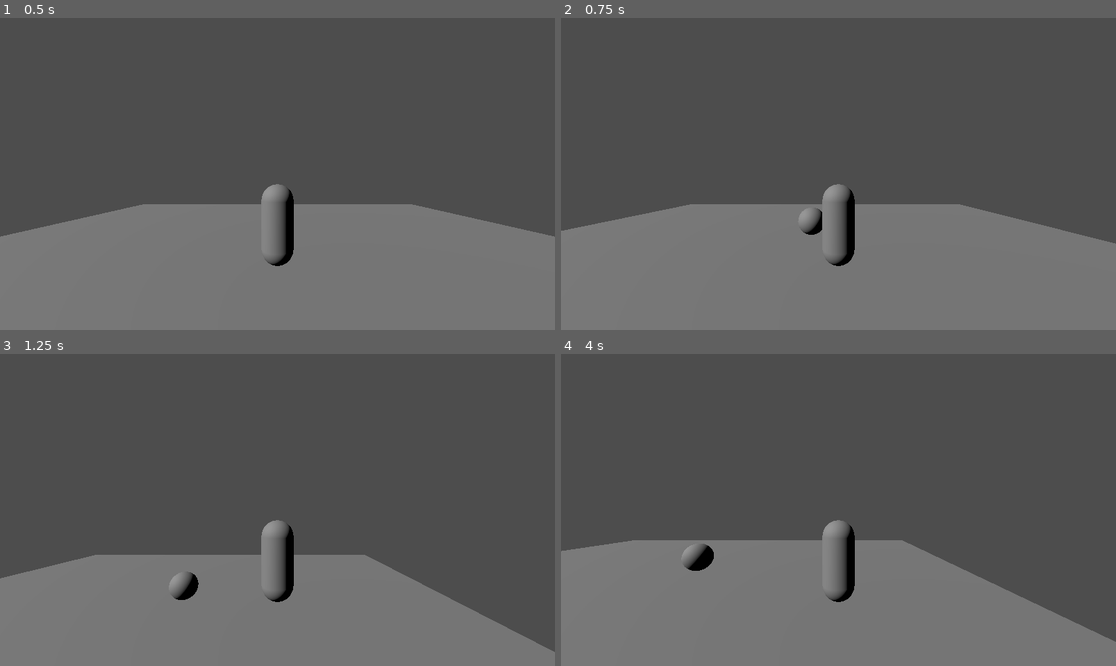
Above: before the commit, frames 1-4 (two rows, left to right).
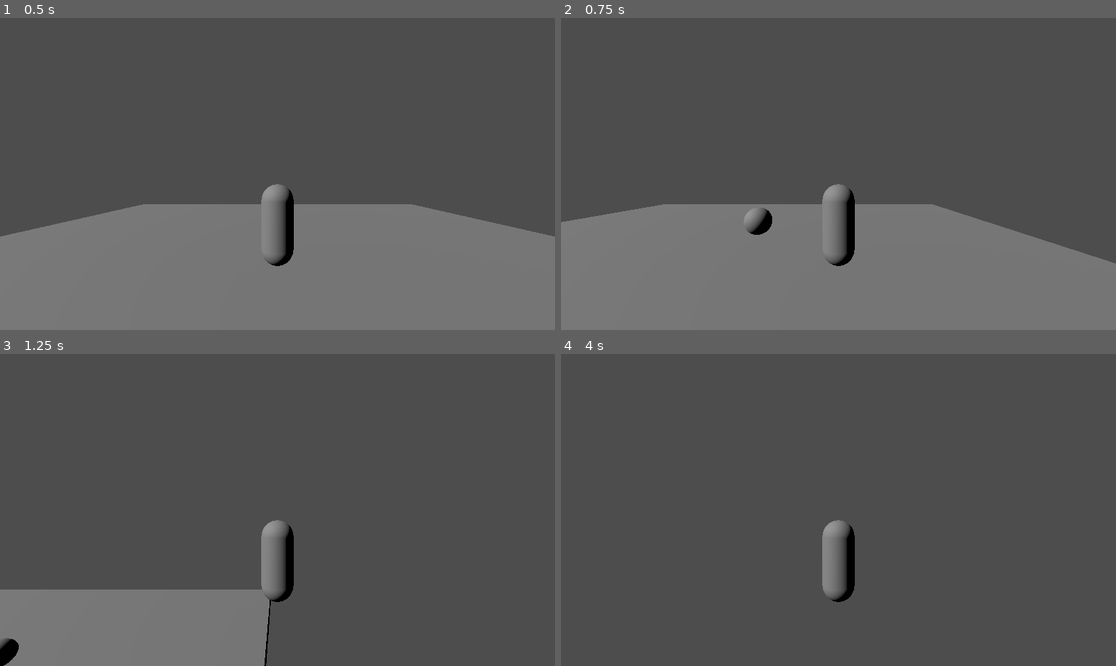
Above: after the commit, the same moments.

Repository: Smijj/3D-Hack-n-Slash
Game: Godot game, scene res://DSmyth/Scenes/Levels/main.tscn
Same seed, same stepped clock (60 frames per second), same inputs: the game is played once before the commit and once after it.
Inputs (mouse positions are in pixels of both pictures, inside the frame that each line leads up to):
- Up to frame 1 (0.5 s): no input
- Up to frame 2 (0.75 s): move the mouse to (960, 158) at 0.52 s; press the mouse at (960, 158) at 0.53 s; hold D (MoveRight) from 0.53 s (still down)
- Up to frame 3 (1.25 s): keep holding D (MoveRight); tap Space (Jump) at 0.77, 0.8, 1.07 s
- Up to frame 4 (4 s): move the mouse to (727, 525) at 1.27 s; release D (MoveRight) at 1.28 s; release the mouse at (727, 525) at 1.28 s; hold S (MoveBack) 1.28-2.03 s; tap Space (Jump) at 1.35, 1.52, 1.82, 2.3, 3.02, 3.32, 3.6, 3.77 s; click (727, 525) at 1.55 s; move the mouse to (894, 441) at 2.02 s; press the mouse at (894, 441) at 2.03 s; hold D (MoveRight) 2.03-2.78 s; move the mouse to (810, 572) at 2.77 s; release the mouse at (810, 572) at 2.78 s; hold W (MoveForward) 2.78-3.53 s; click (810, 572) at 2.85 s; move the mouse to (1005, 556) at 3.52 s; hold A (MoveLeft) from 3.53 s (still down)

Frame 1 is identical in both runs. In frame 2, 2.3% of the frame differs, in the area x 0-100%, y 59-79%; in frame 3, 17%; in frame 4, 33%, in the area x 0-100%, y 59-100%.

Commit message:
Orgainsed player movement vars

Diff:
--- a/GD.3D Hack n Slash/DSmyth/Scenes/CharacterScenes/player.tscn
+++ b/GD.3D Hack n Slash/DSmyth/Scenes/CharacterScenes/player.tscn
@@ -21,6 +21,8 @@
 
 [node name="Player" type="CharacterBody3D" node_paths=PackedStringArray("StatsComp", "AttackComp", "DamageableComps")]
 script = ExtResource("1_aqmr1")
+MoveSpeed = 15.0
+JumpVelocity = 10.0
 StatsComp = NodePath("StatsComponent")
 AttackComp = NodePath("AttackComponent")
 DamageableComps = [NodePath("DamagableComponent")]
--- a/GD.3D Hack n Slash/DSmyth/Scripts/CharacterModule/character.gd
+++ b/GD.3D Hack n Slash/DSmyth/Scripts/CharacterModule/character.gd
@@ -1,23 +1,22 @@
 class_name Character
 extends CharacterBody3D
 
+@export_category("Settings")
+@export var MoveSpeed = 5.0
+@export var JumpVelocity = 4.5
+
+@export_category("References")
 @export var StatsComp : StatsComponent
 @export var AttackComp : AttackComponent
 @export var DamageableComps : Array[DamageableComponent]
 
-
 # Get the gravity from the project settings to be synced with RigidBody nodes.
 var gravity = ProjectSettings.get_setting("physics/3d/default_gravity")
-const SPEED = 5.0
-const JUMP_VELOCITY = 4.5
 
 func _ready():
-
+	if !StatsComp or DamageableComps.size() == 0: return
 	for comp in DamageableComps:
 		comp.OnDamageTaken.connect(StatsComp.TakeDamage)
-		pass
-
-	pass
 
 func _physics_process(delta):
 	HandleMovement(delta)
@@ -30,21 +29,18 @@
 
 	# Handle jump.
 	if Input.is_action_just_pressed("Jump") and is_on_floor():
-		velocity.y = JUMP_VELOCITY
+		velocity.y = JumpVelocity
 
 	# Get the input direction and handle the movement/deceleration.
-	# As good practice, you should replace UI actions with custom gameplay actions.
 	var inputDir = Input.get_vector("MoveLeft", "MoveRight", "MoveForward", "MoveBack")
 	var direction = (transform.basis * Vector3(inputDir.x, 0, inputDir.y)).normalized()
 	if direction:
-		velocity.x = direction.x * SPEED
-		velocity.z = direction.z * SPEED
+		velocity.x = direction.x * MoveSpeed
+		velocity.z = direction.z * MoveSpeed
 	else:
-		velocity.x = move_toward(velocity.x, 0, SPEED)
-		velocity.z = move_toward(velocity.z, 0, SPEED)
+		velocity.x = move_toward(velocity.x, 0, MoveSpeed)
+		velocity.z = move_toward(velocity.z, 0, MoveSpeed)
 
-func Attack():
-	pass
 
 func Die():
 	pass
